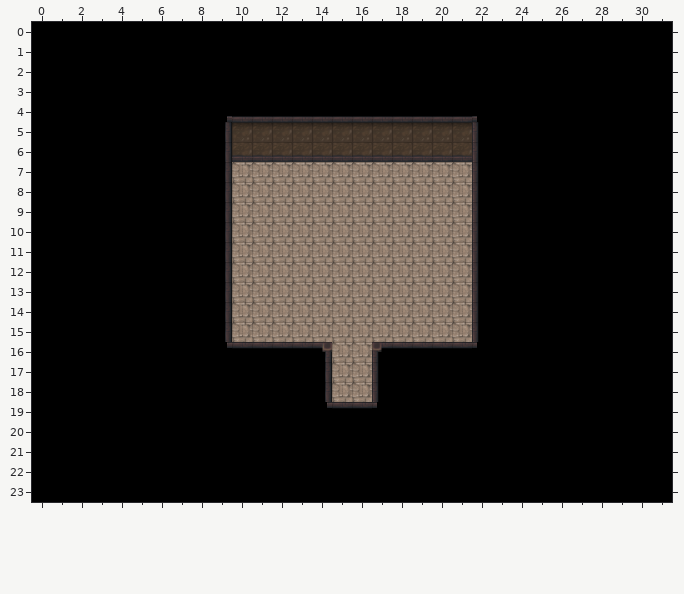
Level history. Tiled map (JSON): public/map/underpass4.json. The first picture shows the starting point.
Cells are 32x32 px. Shown: x 0..31, y 0..23.
After:
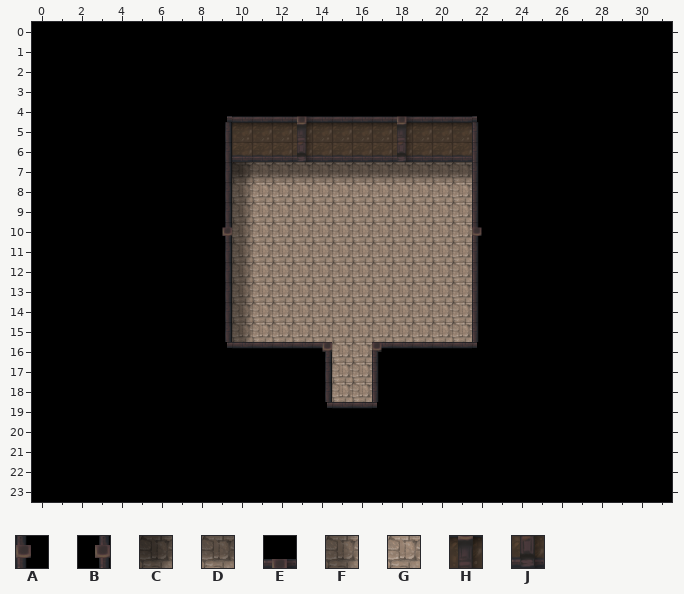
Key: from "underpass": A 10, B 13, C 25, D 26, E 32, F 35, G 36, H 42, J 52.
_ is an empty cell, . an unchanged one.
Tiles of an added or newly shown layer are drawn over the layers below it.
Edits made:
--- layer "layer1"
@@ x 10..21 @@
- 7 GGGGGGGGGGGG
- 8 G...........
- 9 G...........
-10 G...........
-11 G...........
-12 G...........
-13 G...........
-14 G...........
-15 G...........
+ 7 CDDDDDDDDDDD
+ 8 F...........
+ 9 F...........
+10 F...........
+11 F...........
+12 F...........
+13 F...........
+14 F...........
+15 F...........
--- layer "layer4" (added)
@@ x 13..18 @@
- 4 _...._
- 5 _...._
- 6 _...._
+ 4 E....E
+ 5 H....H
+ 6 J....J
@@ x 9..22 @@
-10 _............_
+10 B............A
Pixel boxes of the changes (left, top, right, bottom) in both pictures:
changed: (222, 116, 472, 342)
added: (472, 227, 482, 236)
